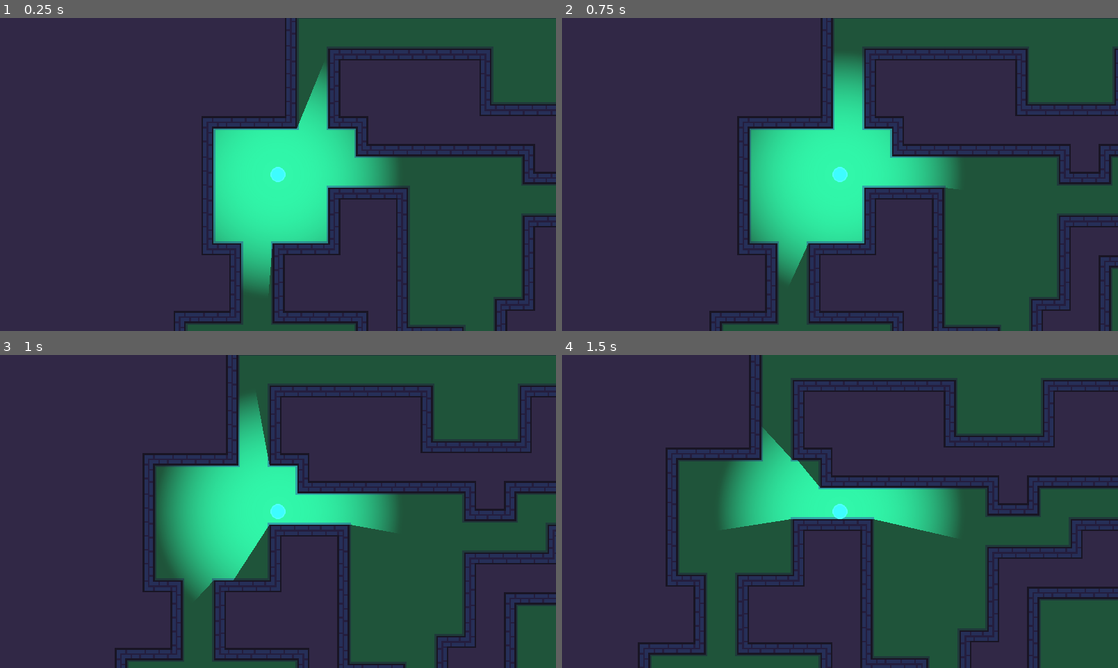
Above: before the commit, frames 1-4 (two rows, left to right).
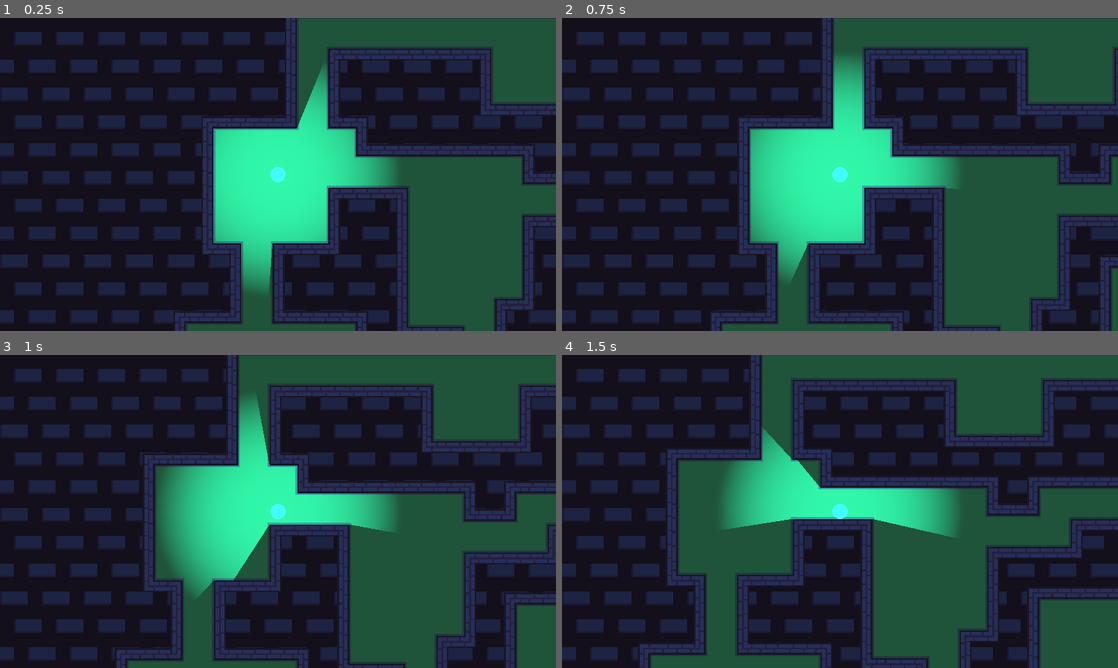
Above: after the commit, the same moments.

Repository: gdquest-demos/godot-mini-tuts-demos
Game: Godot game, scene res://Main.tscn
Two runs of this game, one before a commit and one after it. Both use one fixed random seed, a clock stepped at 60 frames per second and the inputs below.
Inputs:
- Up to frame 1 (0.25 s): no input
- Up to frame 2 (0.75 s): tap Enter at 0.5 s; hold Right (ui_right) from 0.53 s (still down)
- Up to frame 3 (1 s): keep holding Right (ui_right)
- Up to frame 4 (1.5 s): release Right (ui_right) at 1.28 s; hold Down (ui_down) from 1.28 s (still down)

The runs differ from the first frame. In frame 1, 38% of the frame differs, in the area x 0-100%, y 0-100%; in frame 2, 36%; in frame 3, 33%; in frame 4, 30%.

Commit message:
Add background image

Diff:
--- a/2d/limited-player-vision/Main.tscn
+++ b/2d/limited-player-vision/Main.tscn
@@ -1,8 +1,9 @@
-[gd_scene load_steps=37 format=2]
+[gd_scene load_steps=38 format=2]
 
 [ext_resource path="res://Assets/top-down.png" type="Texture" id=1]
 [ext_resource path="res://Player.tscn" type="PackedScene" id=2]
 [ext_resource path="res://Assets/enemy.png" type="Texture" id=3]
+[ext_resource path="res://Assets/background.png" type="Texture" id=4]
 
 [sub_resource type="OccluderPolygon2D" id=1]
 polygon = PoolVector2Array( 28, 64, 28, 28, 64, 28, 64, 0, 0, 0, 0, 64 )
@@ -258,4 +259,15 @@
 [node name="Camera2D" type="Camera2D" parent="Player"]
 current = true
 
-[editable path="Player"]
+[node name="CanvasLayer" type="CanvasLayer" parent="."]
+layer = -1
+
+[node name="TextureRect" type="TextureRect" parent="CanvasLayer"]
+modulate = Color( 0.388235, 0.388235, 0.388235, 1 )
+anchor_right = 1.0
+anchor_bottom = 1.0
+texture = ExtResource( 4 )
+stretch_mode = 2
+__meta__ = {
+"_edit_use_anchors_": false
+}
Binary file added: 2d/limited-player-vision/Assets/background.png
Not shown, added: 2d/limited-player-vision/Assets/background.png.import
